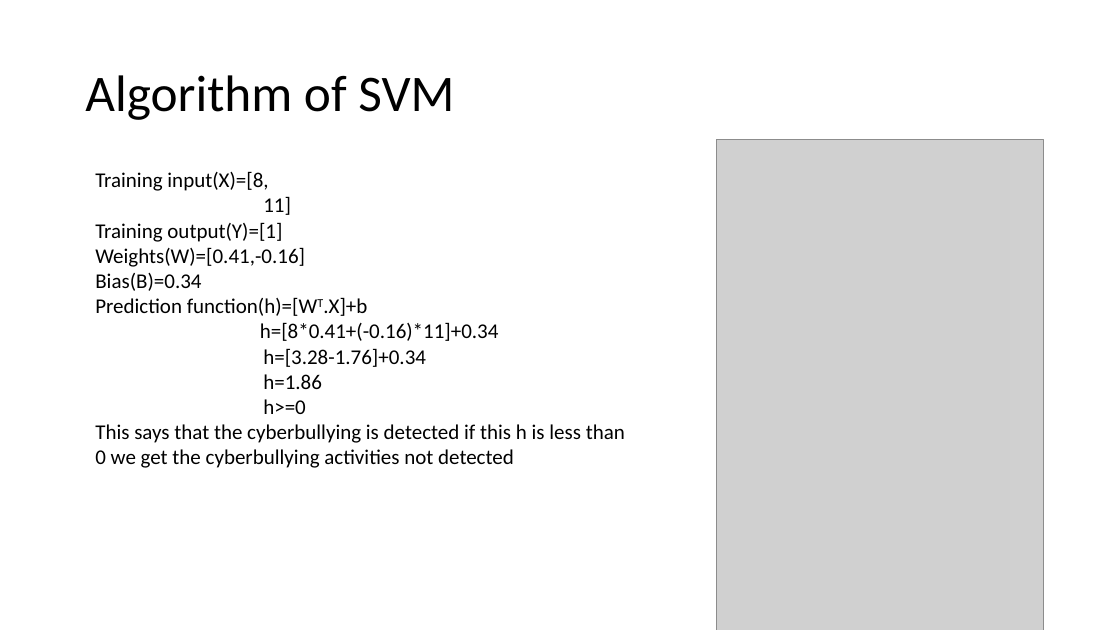
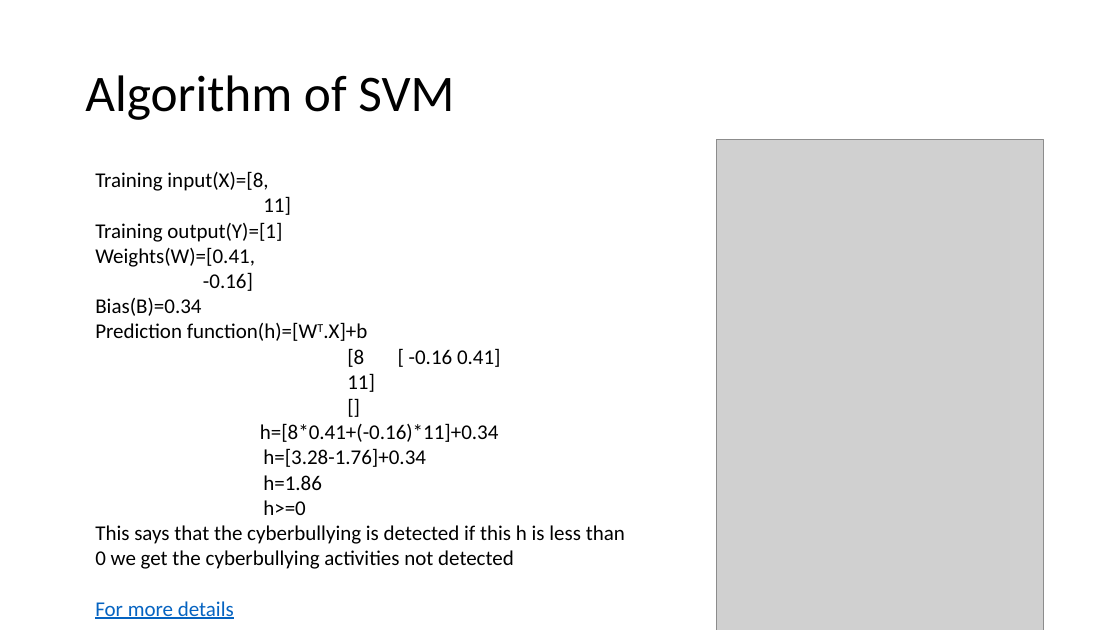
Before and after one commit to harshagarwal2245/Cyberbullying-detection-using-ml, a slide deck: slide 26 of Refrences/Cyberbullying detection using ml.pptx (slide 27 before the commit). Drawn at 1120x630 pixels with LibreOffice and Linux fonts; fonts in the diff are those of the drawing; grey boxes stand for pictures. Boxes give left, top, right and bottom in pixels: in the first picture for what was removed or moved away, otherwise in the second. Text is boxed around its words. In the diff, an @@ line names an element or a change of style, - is before the commit and + after.

```diff
--- a/Refrences/Cyberbullying detection using ml.pptx
+++ b/Refrences/Cyberbullying detection using ml.pptx
@@ text at [95,247,255,291]: text changed @@
-Weights(W)=[0.41,-0.16]
+Weights(W)=[0.41,
+-0.16]
@@ text at [347,348,501,392]: paragraphs added @@
+[8 [ -0.16 0.41]
+11]
+[]
@@ text at [95,601,234,619]: paragraph added @@
+For more details
```
Also in this commit, not shown: 2 other slides changed, 1 slide removed, 21 other files.
